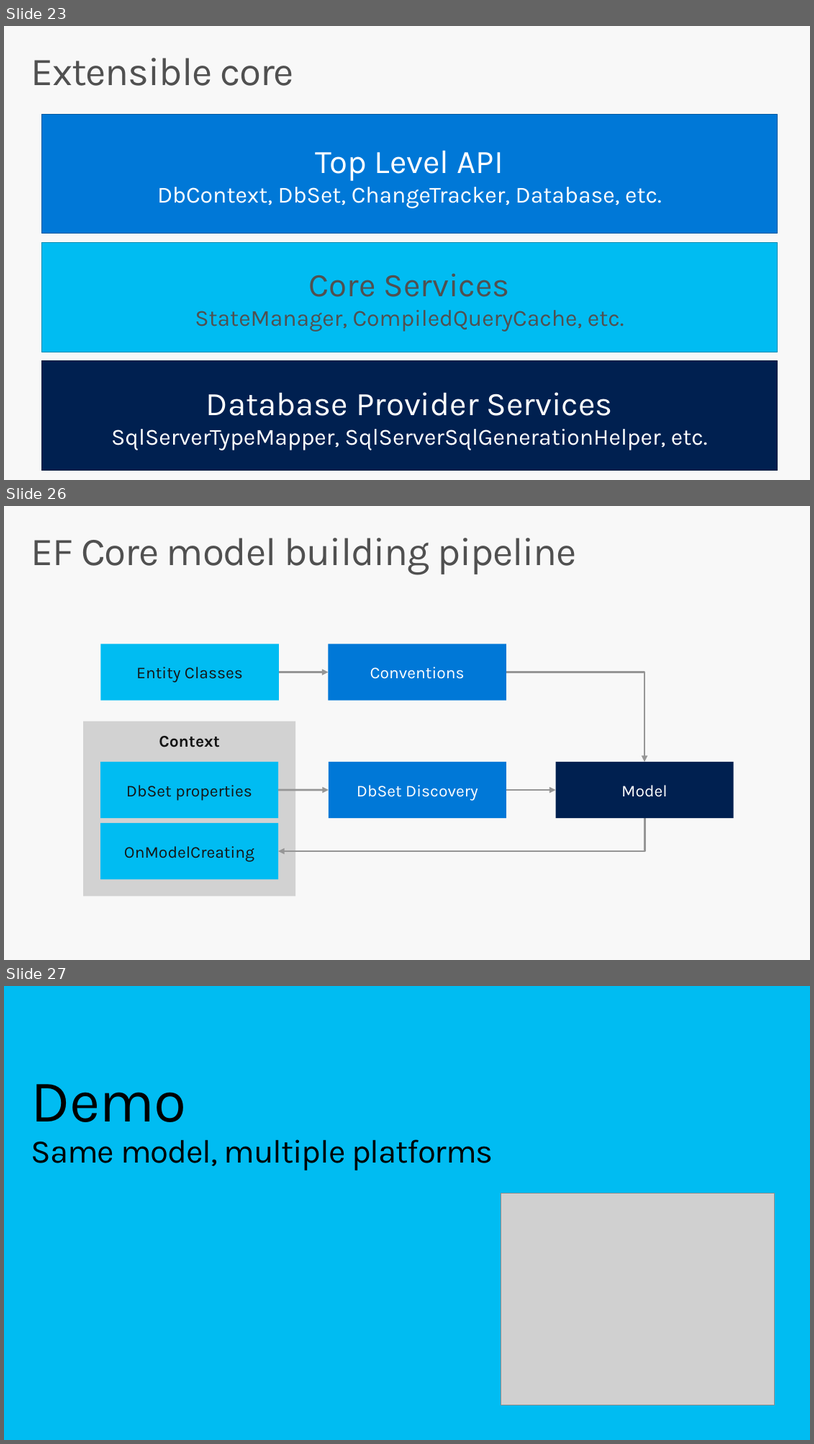
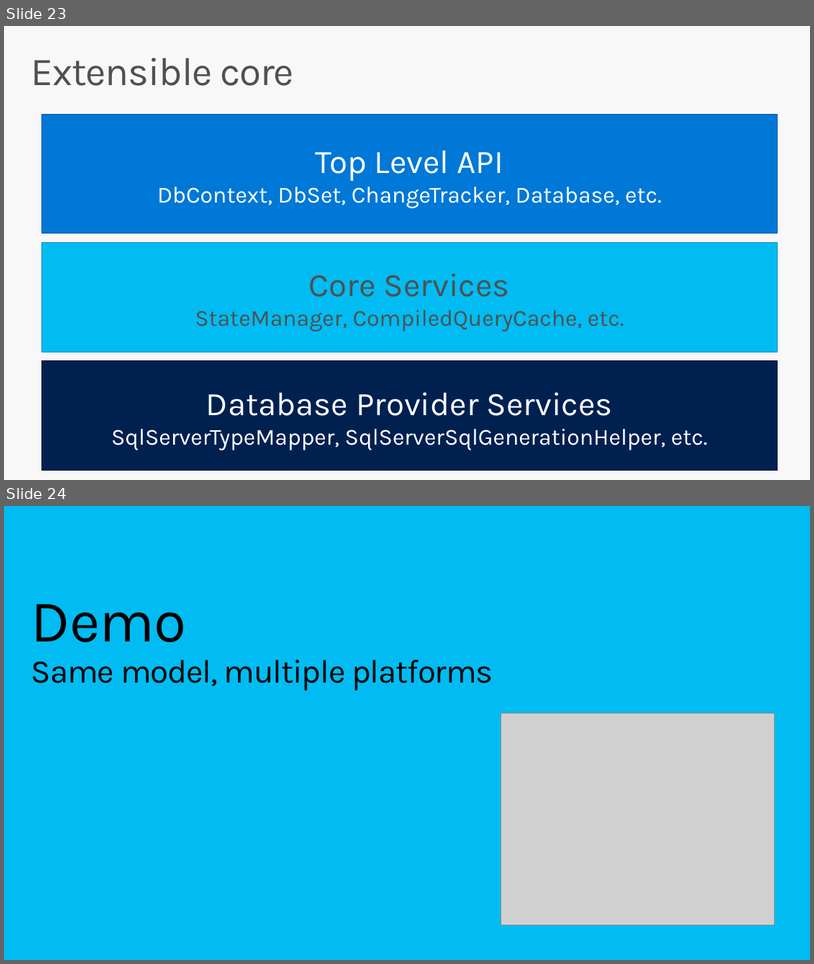
Before and after one commit to rowanmiller/Demo-EFCore, a slide deck: SlideDeck.pptx. Shown one above the other, each under a label of ours: slides 23, 26 and 27 before the commit, slides 23 and 24 after it; the slides between them are not shown. The pictures are 814x1444 and 814x964 pixels, drawn with LibreOffice and Linux fonts; fonts in the diff are those of the drawing; grey boxes stand for pictures. Boxes give left, top, right and bottom in pixels: in the first picture for what was removed or moved away, otherwise in the second. Text is boxed around its words. In the diff, an @@ line names an element or a change of style, - is before the commit and + after.

```diff
--- a/SlideDeck.pptx
+++ b/SlideDeck.pptx
@@ slide 26 removed at (x1=4, y1=506, x2=810, y2=960), background #F8F8F8 @@
@@ title removed at (x1=31, y1=538, x2=576, y2=575) @@
-EF Core model building pipeline
@@ rectangle removed at (x1=100, y1=644, x2=279, y2=700) @@
-Entity Classes
@@ rectangle removed at (x1=328, y1=644, x2=507, y2=700) @@
-Conventions
@@ arrow removed from (279, 672) to (328, 672) @@
@@ elbow arrow removed from (507, 672) to (645, 762) @@
@@ rectangle removed at (x1=83, y1=721, x2=296, y2=896) @@
-Context
@@ rectangle removed at (x1=100, y1=762, x2=278, y2=818) @@
-DbSet properties
@@ rectangle removed at (x1=329, y1=762, x2=507, y2=818) @@
-DbSet Discovery
@@ rectangle removed at (x1=556, y1=762, x2=734, y2=818) @@
-Model
@@ arrow removed from (278, 790) to (329, 790) @@
@@ elbow arrow removed from (645, 807) to (278, 851) @@
@@ arrow removed from (507, 790) to (556, 790) @@
@@ rectangle removed at (x1=100, y1=823, x2=278, y2=879) @@
-OnModelCreating
@@ what was slide 27 is now slide 24 @@
```
Also in this commit, not shown: 2 other slides removed, 1 other file.
